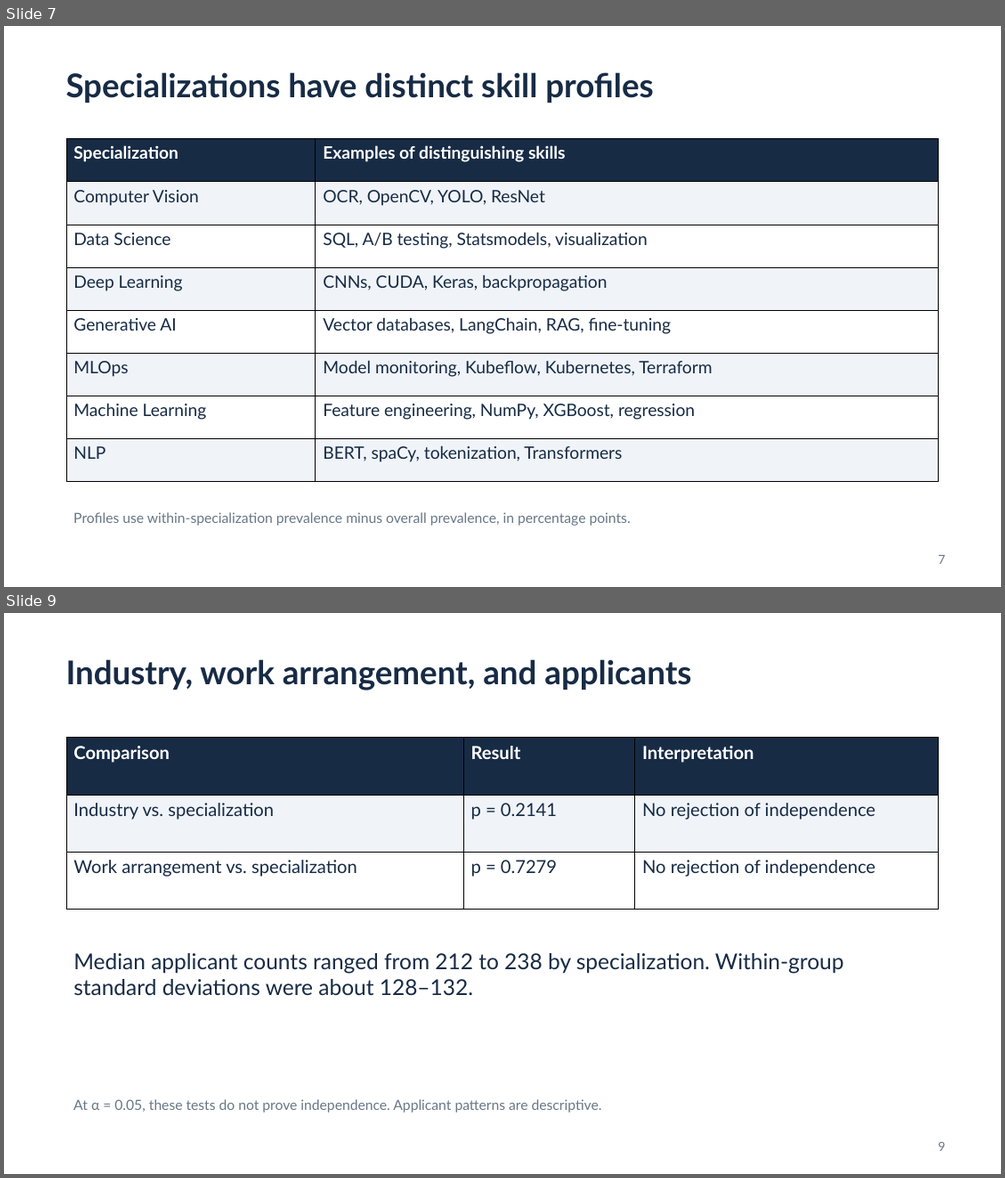
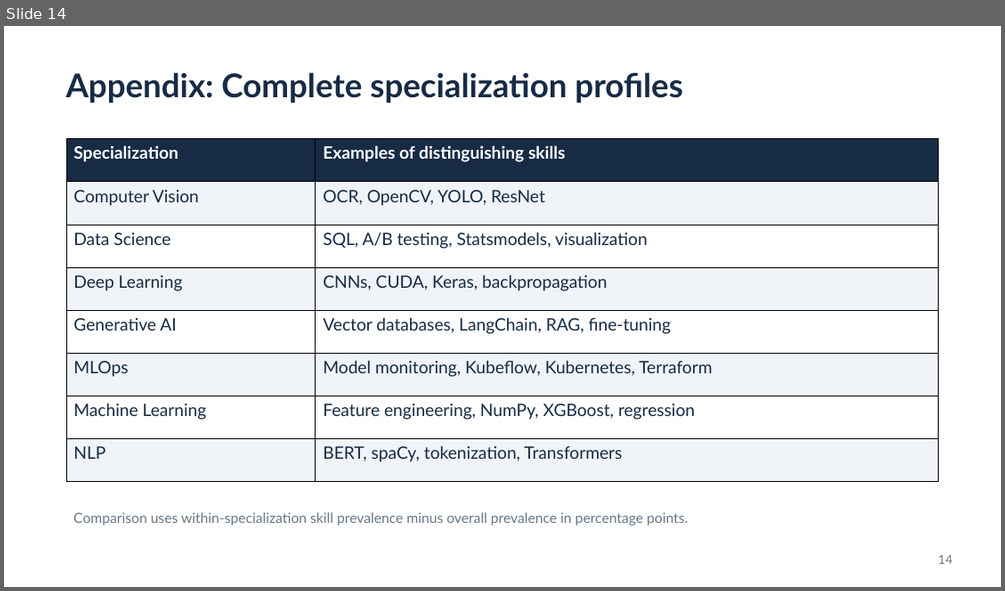
Before and after one commit to BruSalSprouts/ai-job-categories, a slide deck: reports/AI Jobs Project.pptx. Shown one above the other, each under a label of ours: slides 7 and 9 before the commit, slide 14 after it; the slides between them are not shown. The pictures are 1005x1178 and 1005x591 pixels, drawn with LibreOffice and Linux fonts; fonts in the diff are those of the drawing. Boxes give left, top, right and bottom in pixels: in the first picture for what was removed or moved away, otherwise in the second. Text is boxed around its words. In the diff, an @@ line names an element or a change of style, - is before the commit and + after.

```diff
--- a/reports/AI Jobs Project.pptx
+++ b/reports/AI Jobs Project.pptx
@@ slide 9 removed at [4,613,1001,1174], background #FFFFFF @@
@@ text removed at [66,659,691,690] @@
-Industry, work arrangement, and applicants
@@ table removed at [66,738,938,909], 3 rows, 3 columns @@
-Comparison | Result | Interpretation
-Industry vs. specialization | p = 0.2141 | No rejection of independence
-Work arrangement vs. specialization | p = 0.7279 | No rejection of independence
@@ text removed at [73,953,844,996] @@
-Median applicant counts ranged from 212 to 238 by specialization. Within-group standard deviations were about 128–132.
@@ text removed at [73,1099,602,1112] @@
-At α = 0.05, these tests do not prove independence. Applicant patterns are descriptive.
@@ text removed at [938,1142,945,1151] @@
-9
@@ what was slide 7 is now slide 14 @@
@@ slide 14 changed as well @@
@@ text at [66,72,682,103]: text changed @@
-Specializations have distinct skill profiles
+Appendix: Complete specialization profiles
@@ text at [73,512,688,525]: text changed @@
-Profiles use within-specialization prevalence minus overall prevalence, in percentage points.
+Comparison uses within-specialization skill prevalence minus overall prevalence in percentage points.
@@ text at [938,555,952,564]: text changed @@
-7
+14
```
Also in this commit, not shown: 4 other slides changed, 10 slides added, 9 other slides removed, 1 other file.
